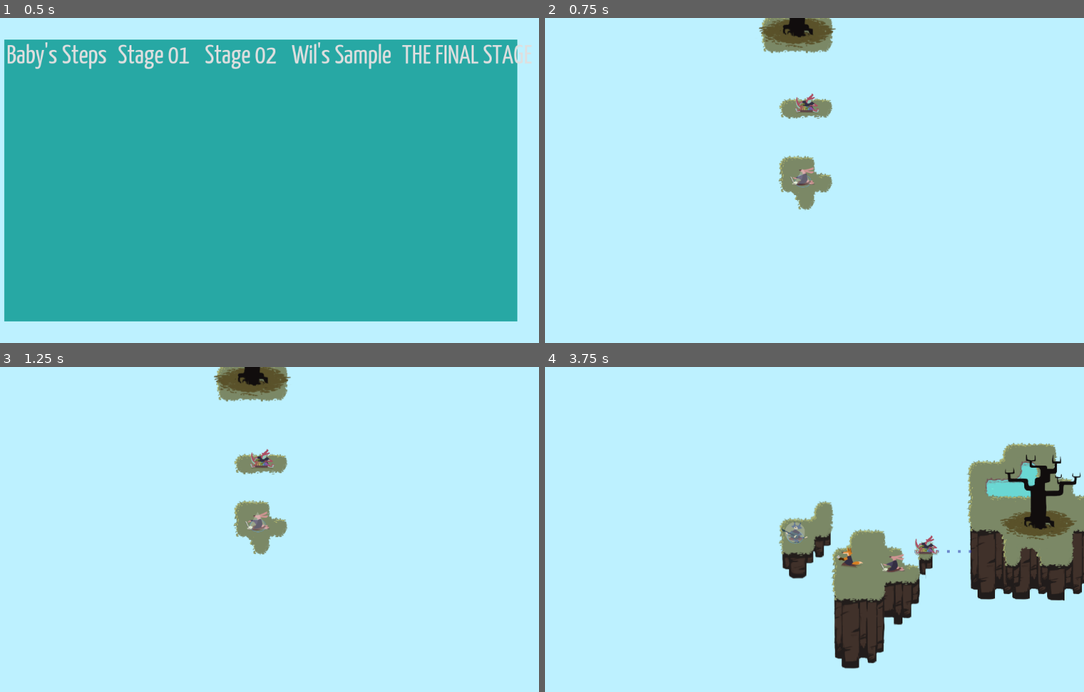
Above: before the commit, frames 1-4 (two rows, left to right).
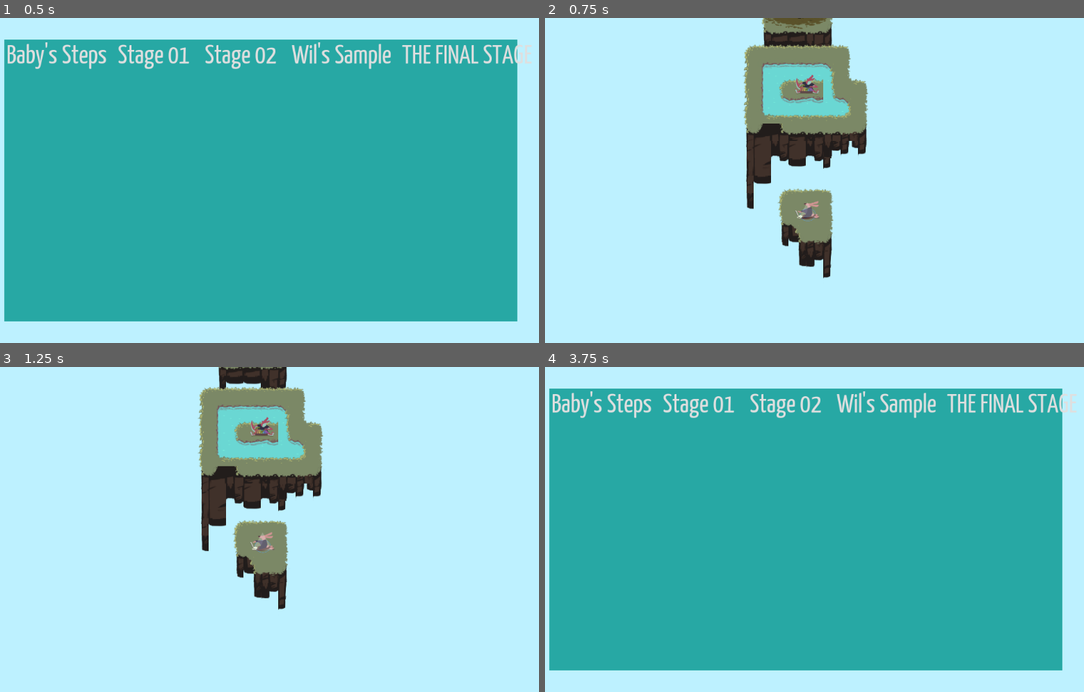
Above: after the commit, the same moments.

Repository: uspgamedev/skyjammers
Game: Godot game, scene res://menus/stage-selector/main.tscn
Same seed, same stepped clock (60 frames per second), same inputs: the game is played once before the commit and once after it. Sound files missing from this copy of the repository are replaced by a short silence.
Inputs (mouse positions are in pixels of both pictures, inside the frame that each line leads up to):
- Up to frame 1 (0.5 s): no input
- Up to frame 2 (0.75 s): click "Baby's Steps" at 0.5 s
- Up to frame 3 (1.25 s): no input
- Up to frame 4 (3.75 s): hold Space (action_play) 1.28-2.03 s; tap Space (action_play) at 2.1 s; hold Space (action_play) 2.78-3.5 s; click (701, 406) at 3.5 s, where only the run before the commit has a clickable "Stage 01"

Frame 1 is identical in both runs. In frame 2, 11% of the frame differs, in the area x 36-60%, y 0-81%; in frame 3, 10%; in frame 4, 84%, in the area x 0-100%, y 6-94%.

Commit message:
Improved first level

Diff:
--- a/game/Sentinels/Sentinel.tscn
+++ b/game/Sentinels/Sentinel.tscn
@@ -40,7 +40,7 @@
 radius = 10.0
 height = 20.0
 
-[node name="Sentinel" type="KinematicBody2D" index="0" groups=[
+[node name="Sentinel" type="KinematicBody2D" groups=[
 "sentinels",
 ]]
 
@@ -52,8 +52,8 @@
 
 [node name="Sprite" type="Sprite" parent="." index="0"]
 
-position = Vector2( 0, -1.53306 )
-rotation = 0.17838
+position = Vector2( 0, 1.15307 )
+rotation = 0.0825021
 scale = Vector2( 0.5, 0.5 )
 texture = ExtResource( 2 )
 _sections_unfolded = [ "Transform" ]
--- a/game/stages/stage00.tscn
+++ b/game/stages/stage00.tscn
@@ -19,27 +19,51 @@
 
 position = Vector2( -13.9856, -320.814 )
 
+[node name="Under" parent="Instruments/Island3" index="1"]
+
+tile_data = PoolIntArray( -458755, 76, 0, -458754, 77, 0, -458753, 77, 0, -524288, 78, 0, -524287, 99, 0, -393219, 88, 0, -393218, 93, 0, -393217, 93, 0, -458752, 90, 0, -458751, 103, 0 )
+
 [node name="Island" parent="Instruments" index="1" instance=ExtResource( 2 )]
 
-tile_data = PoolIntArray( -65538, 0, 0, -65537, 1, 0, -131072, 3, 0, -2, 4, 0, -1, 9, 0, -65536, 28, 0, -65535, 3, 0, 65534, 12, 0, 65535, 19, 0, 0, 16, 0, 1, 15, 0, 131071, 12, 0, 65536, 15, 0 )
+tile_data = PoolIntArray( 131070, 0, 0, 131071, 1, 0, 65536, 2, 0, 65537, 3, 0, 196606, 8, 0, 196607, 5, 0, 131072, 5, 0, 131073, 11, 0, 262142, 12, 0, 262143, 19, 0, 196608, 5, 0, 196609, 7, 0, 327679, 12, 0, 262144, 14, 0, 262145, 15, 0 )
 
 [node name="Theremin" parent="Instruments/Island" index="0" instance=ExtResource( 4 )]
 
-position = Vector2( -6.0591, -11.9394 )
-growth = 20.0
-duration = 0.6
+position = Vector2( 2.9409, 85.0606 )
+growth = 45.0
+duration = 2.0
+
+[node name="Under" parent="Instruments/Island" index="1"]
+
+tile_data = PoolIntArray( 262142, 96, 0, 262143, 101, 0, 327678, 100, 0, 327679, 105, 0, 262144, 102, 0, 262145, 99, 0, 327680, 106, 0, 327681, 87, 0, 393217, 91, 0 )
+
+[node name="Under2" parent="Instruments/Island" index="2"]
+
+tile_data = PoolIntArray( 327679, 84, 0, 393215, 88, 0 )
 
 [node name="Island2" parent="Instruments" index="2" instance=ExtResource( 2 )]
 
-tile_data = PoolIntArray( -262146, 0, 0, -262145, 1, 0, -327680, 2, 0, -327679, 3, 0, -196610, 12, 0, -196609, 13, 0, -262144, 14, 0, -262143, 15, 0 )
+tile_data = PoolIntArray( -393220, 0, 0, -393219, 1, 0, -393218, 1, 0, -393217, 1, 0, -458752, 1, 0, -458751, 1, 0, -458750, 3, 0, -327684, 4, 0, -327683, 48, 0, -327682, 49, 0, -327681, 50, 0, -393216, 49, 0, -393215, 51, 0, -393214, 7, 0, -262148, 8, 0, -262147, 52, 0, -262146, 32, 0, -262145, 33, 0, -327680, 33, 0, -327679, 40, 0, -327678, 28, 0, -327677, 3, 0, -196612, 4, 0, -196611, 52, 0, -196610, 44, 0, -196609, 45, 0, -262144, 46, 0, -262143, 44, 0, -262142, 51, 0, -262141, 7, 0, -131076, 8, 0, -131075, 60, 0, -131074, 61, 0, -131073, 62, 0, -196608, 61, 0, -196607, 62, 0, -196606, 63, 0, -196605, 11, 0, -65540, 12, 0, -65539, 15, 0, -65538, 12, 0, -65537, 13, 0, -131072, 13, 0, -131071, 13, 0, -131070, 13, 0, -131069, 15, 0 )
 
 [node name="Xylophone" parent="Instruments/Island2" index="0" instance=ExtResource( 5 )]
 
 position = Vector2( 0.814499, -136.837 )
+duration = 1.5
 
 [node name="Rotate" parent="Instruments/Island2/Xylophone/SoundWaveShape" index="0" instance=ExtResource( 6 )]
 
-angular_velocity = 15
+angular_velocity = 5
+
+[node name="Under" parent="Instruments/Island2" index="1"]
+
+tile_data = PoolIntArray( -65540, 76, 0, -65539, 77, 0, -65538, 78, 0, -65537, 65, 0, -131072, 66, 0, -131071, 98, 0, -131070, 102, 0, -131069, 67, 0, -4, 80, 0, -3, 81, 0, -2, 90, 0, -1, 81, 0, -65536, 90, 0, -65535, 83, 0, -65534, 68, 0, -65533, 71, 0, 65532, 84, 0, 65533, 85, 0, 65534, 94, 0, 65535, 93, 0, 0, 94, 0, 1, 91, 0, 131068, 80, 0, 131069, 93, 0, 196604, 88, 0 )
+
+[node name="Under2" parent="Instruments/Island2" index="2"]
+
+tile_data = PoolIntArray( -131069, 99, 0, -65535, 106, 0, -65534, 103, 0, -65533, 103, 0 )
 
 
+[editable path="Instruments/Island3"]
+[editable path="Instruments/Island"]
+[editable path="Instruments/Island2"]
 [editable path="Instruments/Island2/Xylophone"]
